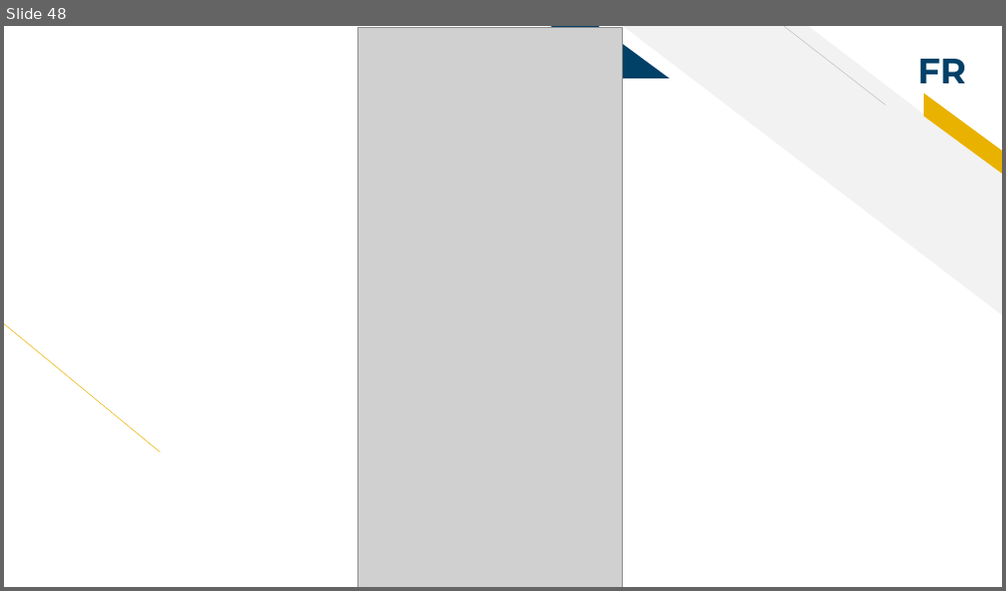
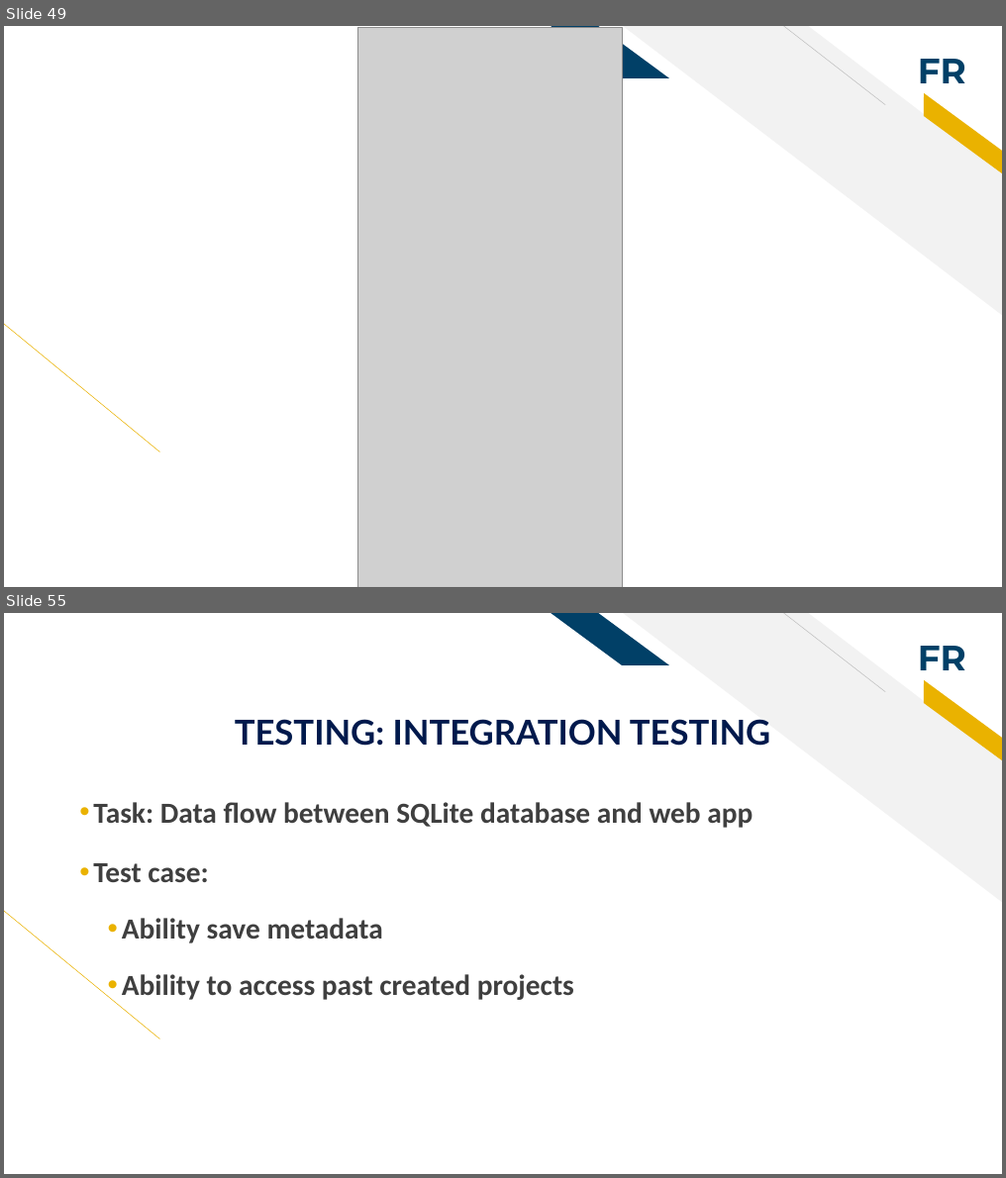
Before and after one commit to WanguiK/synthetica, a slide deck: Deck.pptx. Shown one above the other, each under a label of ours: slide 48 before the commit, slides 49 and 55 after it; the slides between them are not shown. The pictures are 1006x591 and 1006x1178 pixels, drawn with LibreOffice and Linux fonts; fonts in the diff are those of the drawing; grey boxes stand for pictures. Boxes give left, top, right and bottom in pixels: in the first picture for what was removed or moved away, otherwise in the second. Text is boxed around its words. In the diff, an @@ line names an element or a change of style, - is before the commit and + after.

```diff
--- a/Deck.pptx
+++ b/Deck.pptx
@@ slide 55 added at box(4, 613, 1002, 1174), background #FFFFFF; not listed: 6 template elements that a slide beside it also shows @@
@@ title added at box(235, 719, 771, 746), 33 pt, text #00194C, bold @@
+TESTING: INTEGRATION TESTING
@@ text added at box(93, 802, 752, 1000), 28 pt, text #3F3F3F, bold @@
+• Task: Data flow between SQLite database and web app
+• Test case:
+  • Ability save metadata
+  • Ability to access past created projects
@@ what was slide 48 is now slide 49 @@
```
Also in this commit, not shown: 2 slides changed, 28 other slides added, 8 other files.
